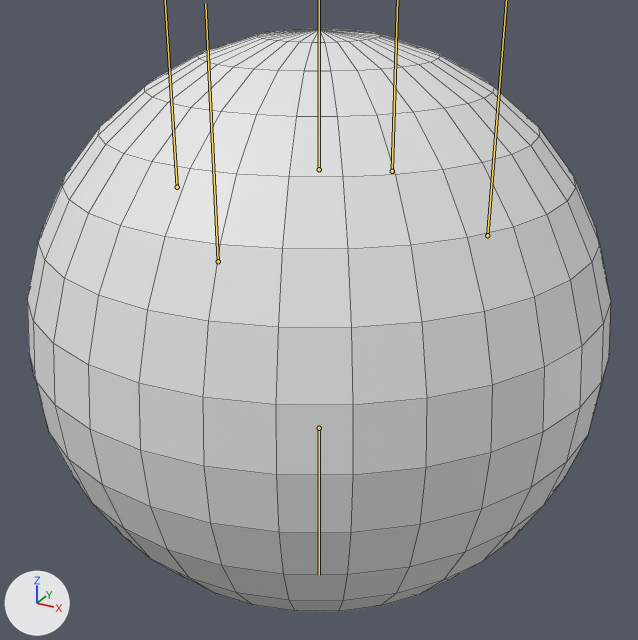
Renders of the Blender file Enemies/IceSlime.blend from each side of a commit.
One viewpoint serves both versions: a 50 mm camera at (1.408, -2.56, 1.28) aimed at (0.0, 0.0, 0.0). Arrows for +X, +Y and +Z are at lower left; the lights stay in place. The picture after the commit comes second. The bones that bend it are drawn over the model as lines. Mesh edges are drawn as thin lines.
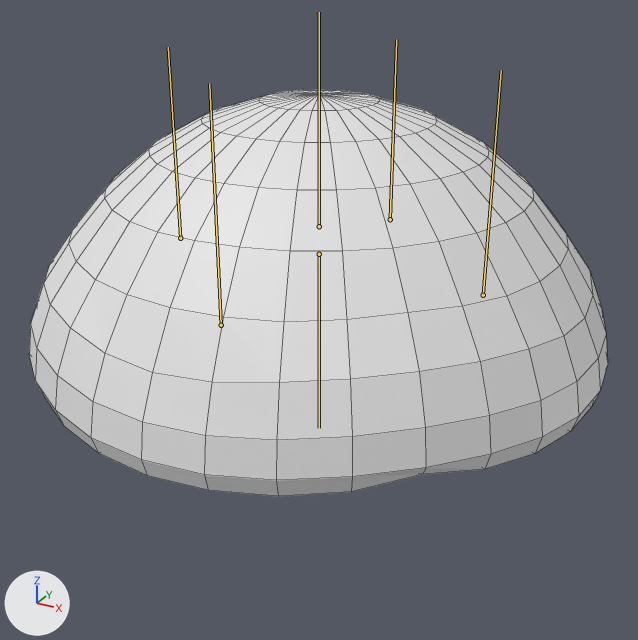
The newer file adds an action. The first version stands in its rest pose; the second is drawn at frame 60 of the action 'jump'.

Boxes (x1, y1, x2, y2) around the edits, measured in the pictures (638 x 640 px):
```json
{"object": "Sphere", "change": "posed", "before": [27, 29, 611, 611], "after": [29, 90, 608, 496], "on screen": "30% shorter"}
{"bone": "Bone", "before": "(319, 428) to (319, 575)", "after": "(319, 254) to (319, 428)"}
{"bone": "Bone.004", "before": "(218, 261) to (205, 3)", "after": "(221, 325) to (209, 83)"}
```

Scene script edits in JSON lines:
```json
{"block": "bone_bone", "where": "bone_bone = bpy.data.objects['Armature.001'].pose.bones['Bone']"}
{"op": "set", "path": "bone_bone.location", "old": "(0.0, 0.0, 0.0)", "new": "(0.0, -0.7, 0.0)"}
{"block": "bone_bone_001", "where": "bone_bone_001 = bpy.data.objects['Armature.001'].pose.bones['Bone.001']"}
{"op": "set", "path": "bone_bone_001.location", "old": "(0.0, 0.0, 0.0)", "new": "(0.0, -0.2, 0.0)"}
{"block": "bone_bone_002", "where": "bone_bone_002 = bpy.data.objects['Armature.001'].pose.bones['Bone.002']"}
{"op": "set", "path": "bone_bone_002.location", "old": "(0.0, 0.0, 0.0)", "new": "(0.0, -0.2, 0.0)"}
{"block": "bone_bone_003", "where": "bone_bone_003 = bpy.data.objects['Armature.001'].pose.bones['Bone.003']"}
{"op": "set", "path": "bone_bone_003.location", "old": "(0.0, 0.0, 0.0)", "new": "(0.0, -0.2, 0.0)"}
{"block": "bone_bone_004", "where": "bone_bone_004 = bpy.data.objects['Armature.001'].pose.bones['Bone.004']"}
{"op": "set", "path": "bone_bone_004.location", "old": "(0.0, 0.0, 0.0)", "new": "(0.0, -0.2, 0.0)"}
{"block": "bone_bone_005", "where": "bone_bone_005 = bpy.data.objects['Armature.001'].pose.bones['Bone.005']"}
{"op": "set", "path": "bone_bone_005.location", "old": "(0.0, 0.0, 0.0)", "new": "(0.0, -0.2, 0.0)"}
```
